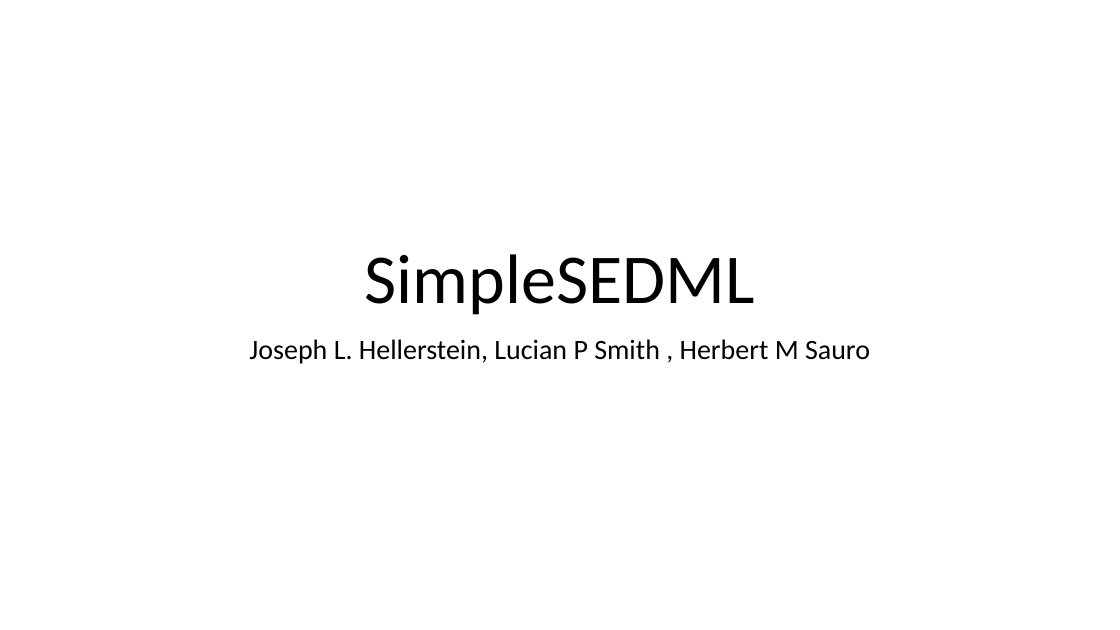
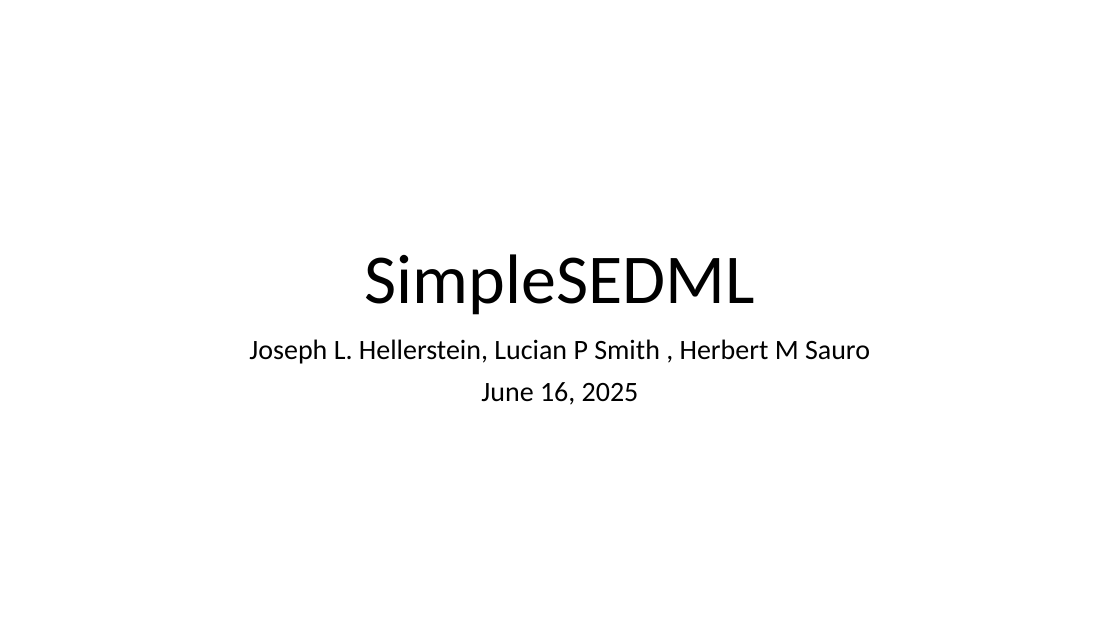
Before and after one commit to sys-bio/SimpleSEDML, a slide deck: slide 1 of docs/SimpleSEDML.pptx. Drawn at 1120x630 pixels with LibreOffice and Linux fonts; fonts in the diff are those of the drawing. Boxes give left, top, right and bottom in pixels: in the first picture for what was removed or moved away, otherwise in the second. Text is boxed around its words. In the diff, an @@ line names an element or a change of style, - is before the commit and + after.

```diff
--- a/docs/SimpleSEDML.pptx
+++ b/docs/SimpleSEDML.pptx
@@ subtitle at [481, 382, 639, 405]: paragraph added @@
+June 16, 2025
```
Also in this commit, not shown: 2 other slides changed, 1 slide added, 1 other file.
